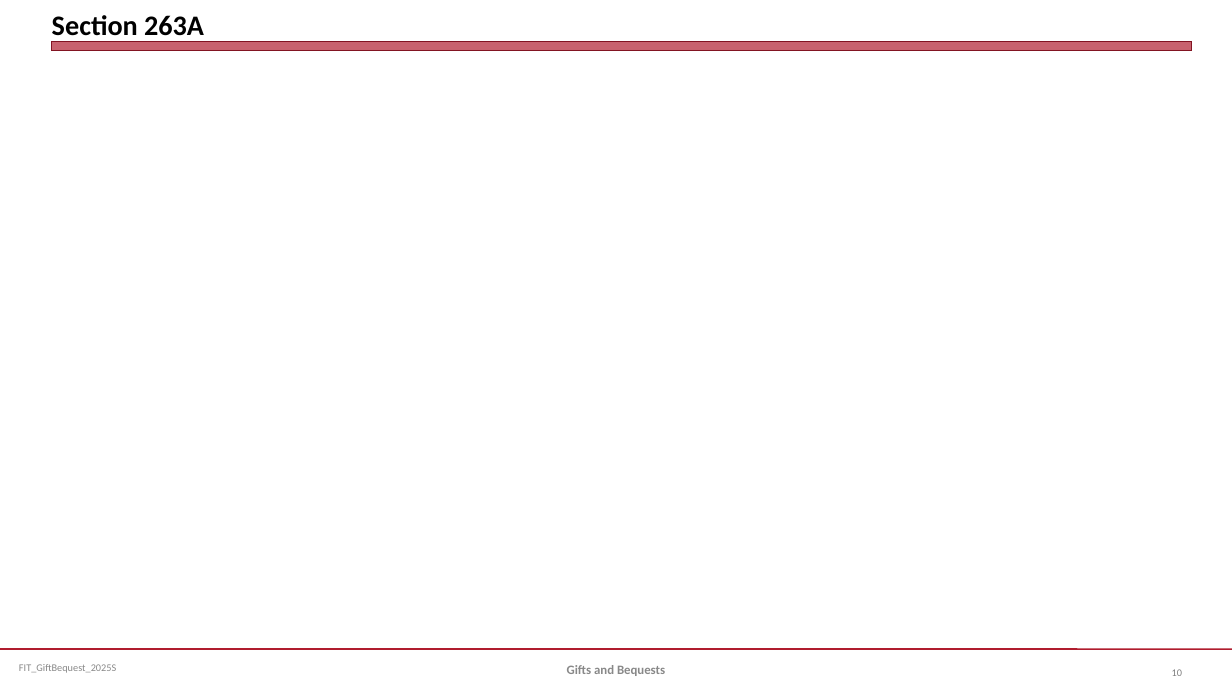
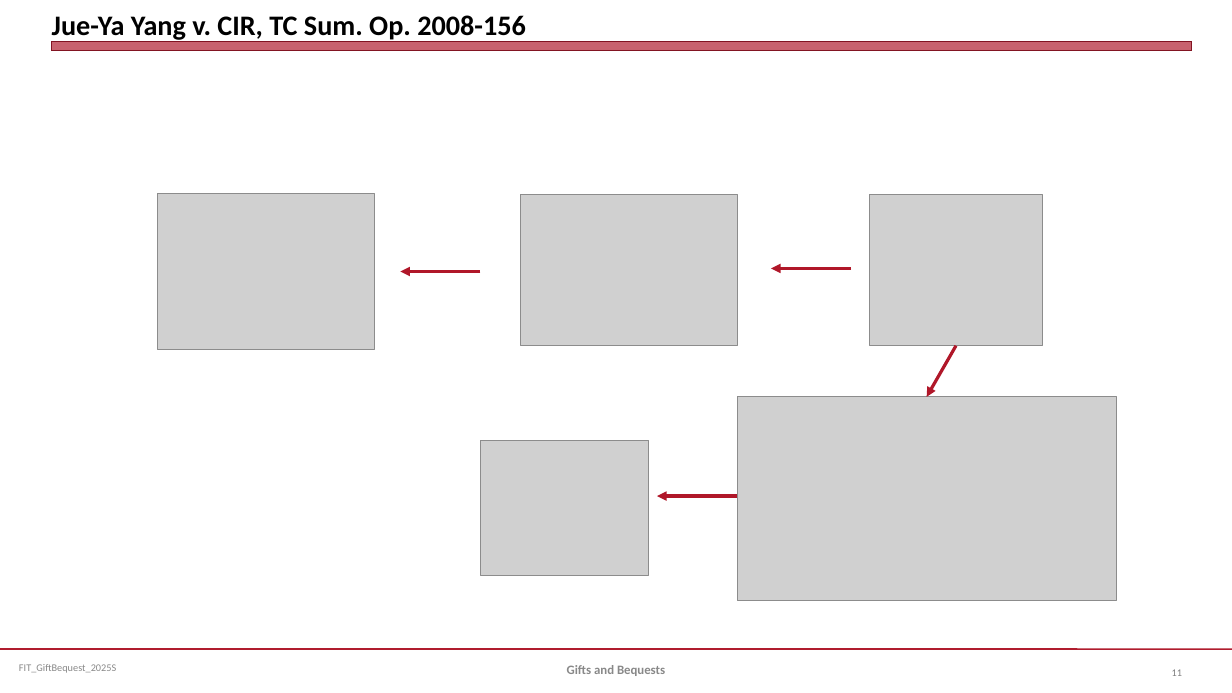
Before and after one commit to jmc877/Fed-Income-Tax, a slide deck: slide 11 of slides/FIT_GiftBequest_2025S.pptx (slide 10 before the commit). Drawn at 1232x693 pixels with LibreOffice and Linux fonts; fonts in the diff are those of the drawing; grey boxes stand for pictures. Boxes give left, top, right and bottom in pixels: in the first picture for what was removed or moved away, otherwise in the second. Text is boxed around its words. In the diff, an @@ line names an element or a change of style, - is before the commit and + after.

```diff
--- a/slides/FIT_GiftBequest_2025S.pptx
+++ b/slides/FIT_GiftBequest_2025S.pptx
@@ title at <box>52,15,526,42</box>: text changed @@
-Section 263A
+Jue-Ya Yang v. CIR, TC Sum. Op. 2008-156
@@ picture added at <box>157,194,373,349</box> @@
@@ picture added at <box>520,194,737,346</box> @@
@@ picture added at <box>871,194,1043,346</box> @@
@@ arrow added from (851, 269) to (771, 269), #B0182A 2.5 pt @@
@@ arrow added from (481, 272) to (400, 272), #B0182A 2.5 pt @@
@@ arrow added from (957, 346) to (927, 397), #B0182A 2.5 pt @@
@@ picture added at <box>738,397,1116,602</box> @@
@@ picture added at <box>481,440,649,575</box> @@
@@ arrow added from (738, 496) to (657, 496), #B0182A 2.5 pt @@
@@ page number at <box>1172,669,1182,676</box>: text changed @@
-10
+11
```
Also in this commit, not shown: 2 other slides changed, 3 slides added.
